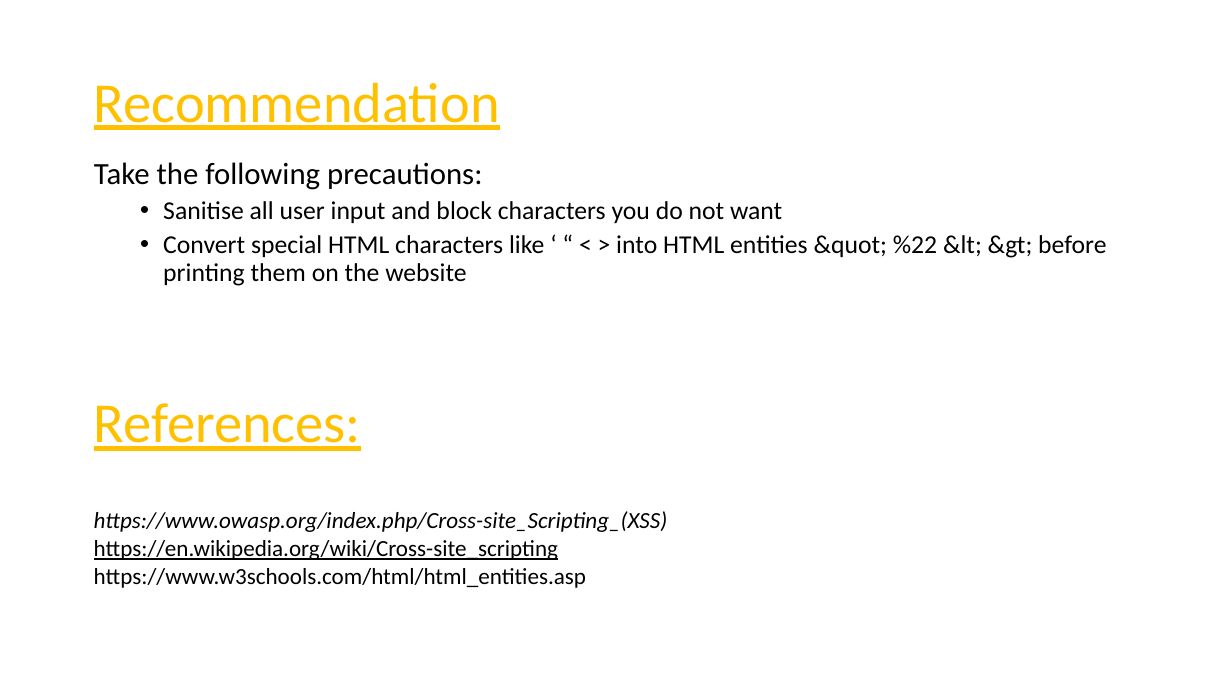
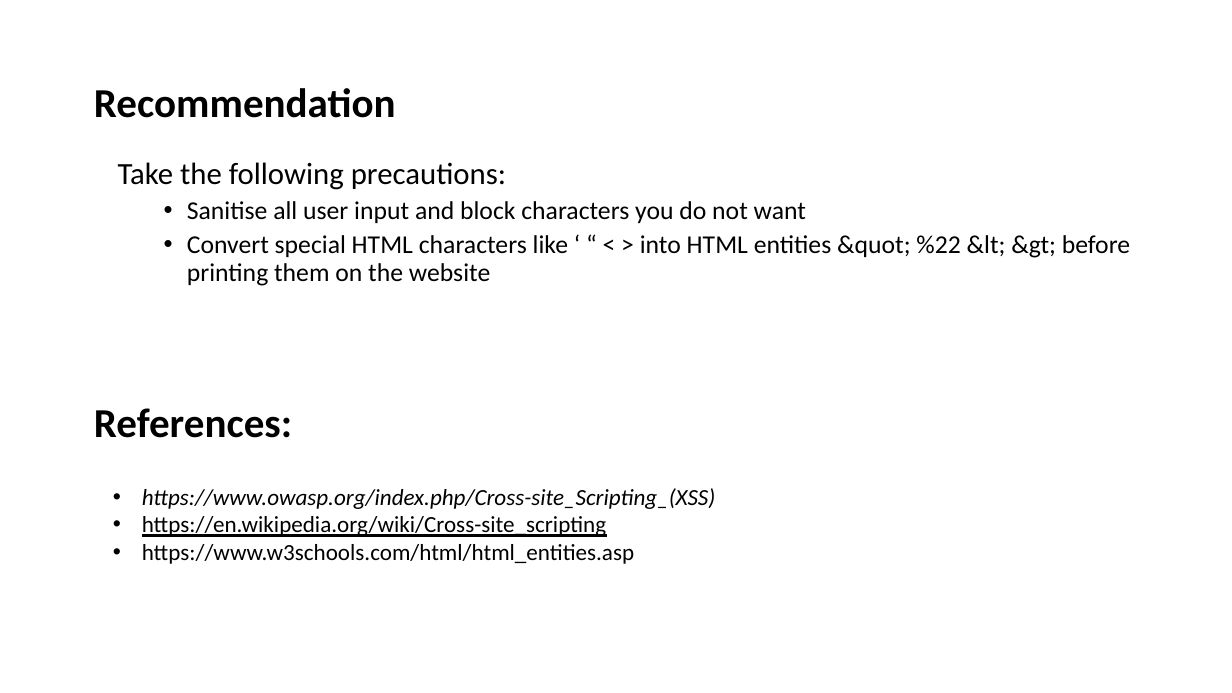
Before and after one commit to RocktimRajkumar/CEH-hack-a-thon, a slide deck: slide 44 of reports/Lifestyle Store/LifeStyle Store Application Reports.pptx (slide 50 before the commit). Drawn at 1232x693 pixels with LibreOffice and Linux fonts; fonts in the diff are those of the drawing. Boxes give left, top, right and bottom in pixels: in the first picture for what was removed or moved away, otherwise in the second. Text is boxed around its words. In the diff, an @@ line names an element or a change of style, - is before the commit and + after.

Commit message:
reports: Cross Site Scripting ppt done

```diff
--- a/reports/Lifestyle Store/LifeStyle Store Application Reports.pptx
+++ b/reports/Lifestyle Store/LifeStyle Store Application Reports.pptx
@@ title "Recommendation" at box(94, 88, 396, 118): size 44 to 32 pt, text colour #FFC000 to #000000, bold on, underline off @@
@@ text "Take the following precautions:": place and size @@
-text "Take the following precautions:" at box(94, 162, 1106, 286)
+text "Take the following precautions:" at box(118, 162, 1130, 286)
@@ text "References:" at box(94, 408, 292, 438): size 44 to 32 pt, text colour #FFC000 to #000000, bold on, underline off @@
@@ text "https://www.owasp.org/index.php/Cross-site_Scripting_(XSS)": place and size @@
-text "https://www.owasp.org/index.php/Cross-site_Scripting_(XSS)" at box(94, 511, 668, 588)
+text "https://www.owasp.org/index.php/Cross-site_Scripting_(XSS)" at box(142, 488, 716, 564)
@@ text "https://www.owasp.org/index.php/Cross-site_Scripting_(XSS)" at box(142, 488, 716, 564): bullet none to • @@
```
Also in this commit, not shown: 8 other slides changed.
